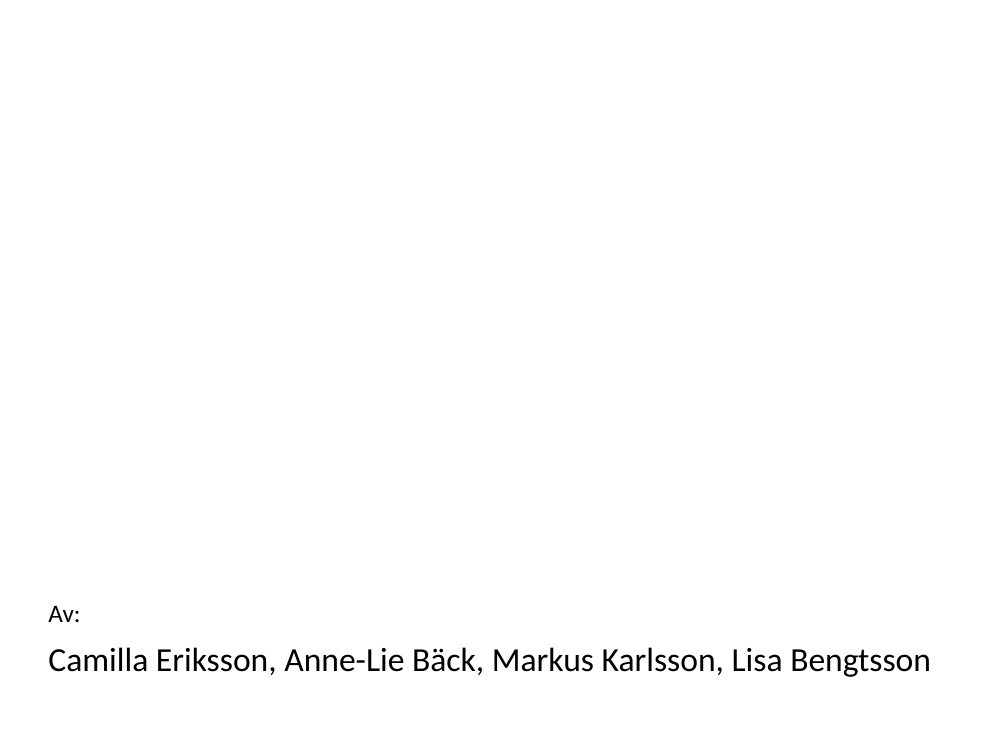
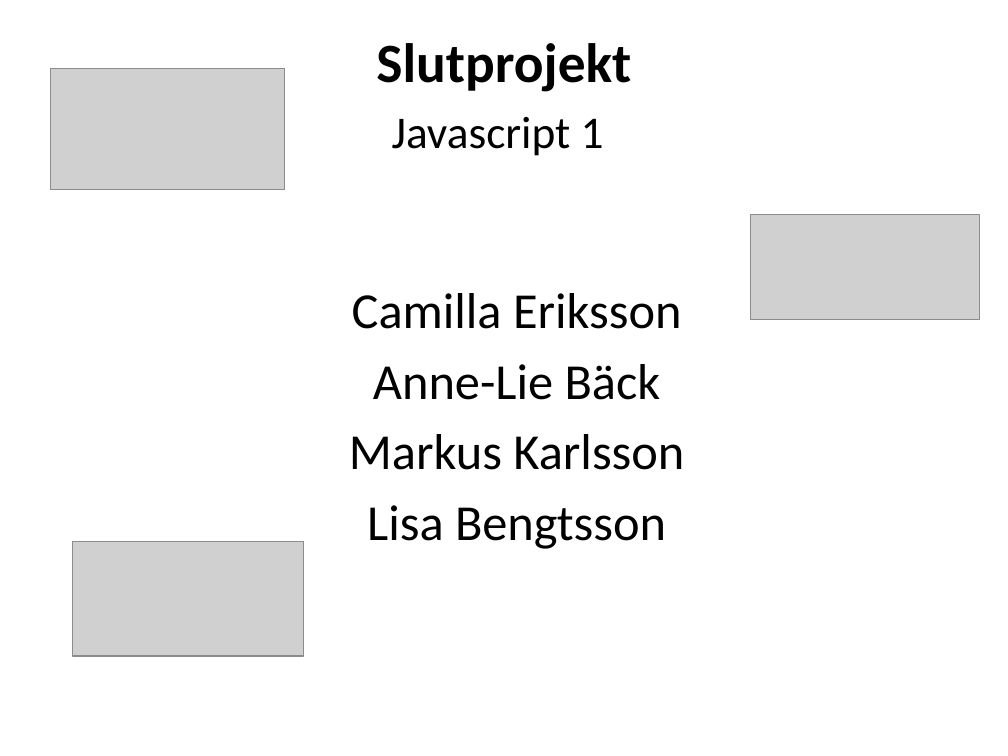
Before and after one commit to lisa-bee/FlowerGrow, a slide deck: slide 1 of document/Presentation FlowerGrow.pptx (slide 16 before the commit). Drawn at 1008x756 pixels with LibreOffice and Linux fonts; fonts in the diff are those of the drawing; grey boxes stand for pictures. Boxes give left, top, right and bottom in pixels: in the first picture for what was removed or moved away, otherwise in the second. Text is boxed around its words. In the diff, an @@ line names an element or a change of style, - is before the commit and + after.

Commit message:
PP update

```diff
--- a/document/Presentation FlowerGrow.pptx
+++ b/document/Presentation FlowerGrow.pptx
@@ title added at (x1=376, y1=43, x2=631, y2=156), 39.6 pt, text #000000, bold @@
+Slutprojekt
+Javascript 1
@@ picture added at (x1=50, y1=69, x2=285, y2=191) @@
@@ picture added at (x1=751, y1=215, x2=980, y2=320) @@
@@ text at (x1=349, y1=293, x2=684, y2=549): text changed; size 24 to 36 pt @@
-Camilla Eriksson, Anne-Lie Bäck, Markus Karlsson, Lisa Bengtsson
+Camilla Eriksson
+Anne-Lie Bäck
+Markus Karlsson
+Lisa Bengtsson
@@ picture added at (x1=73, y1=541, x2=303, y2=656) @@
@@ text removed at (x1=48, y1=605, x2=80, y2=622) @@
-Av:
```
Also in this commit, not shown: 3 other slides changed, 1 slide added.
